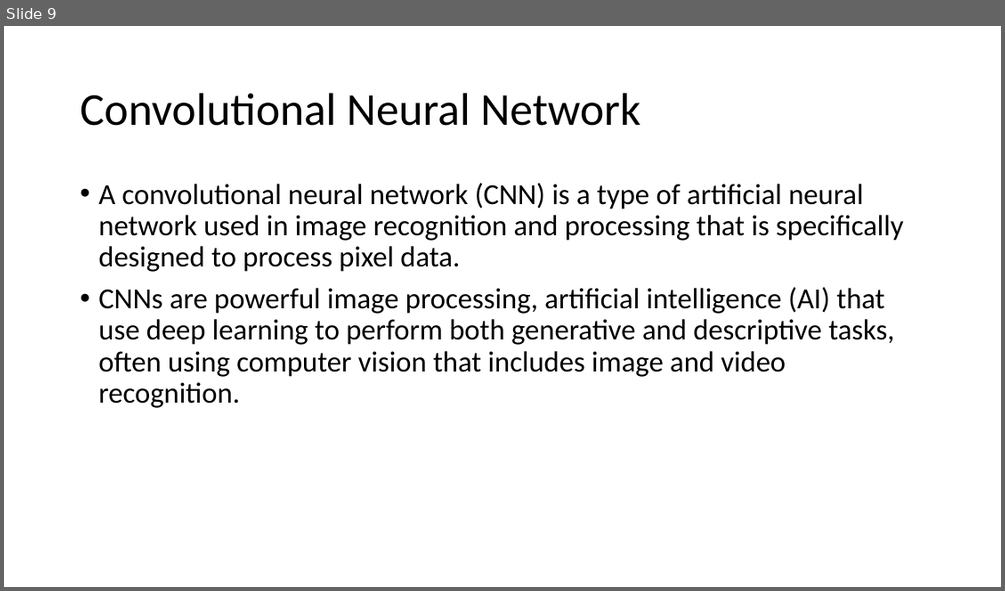
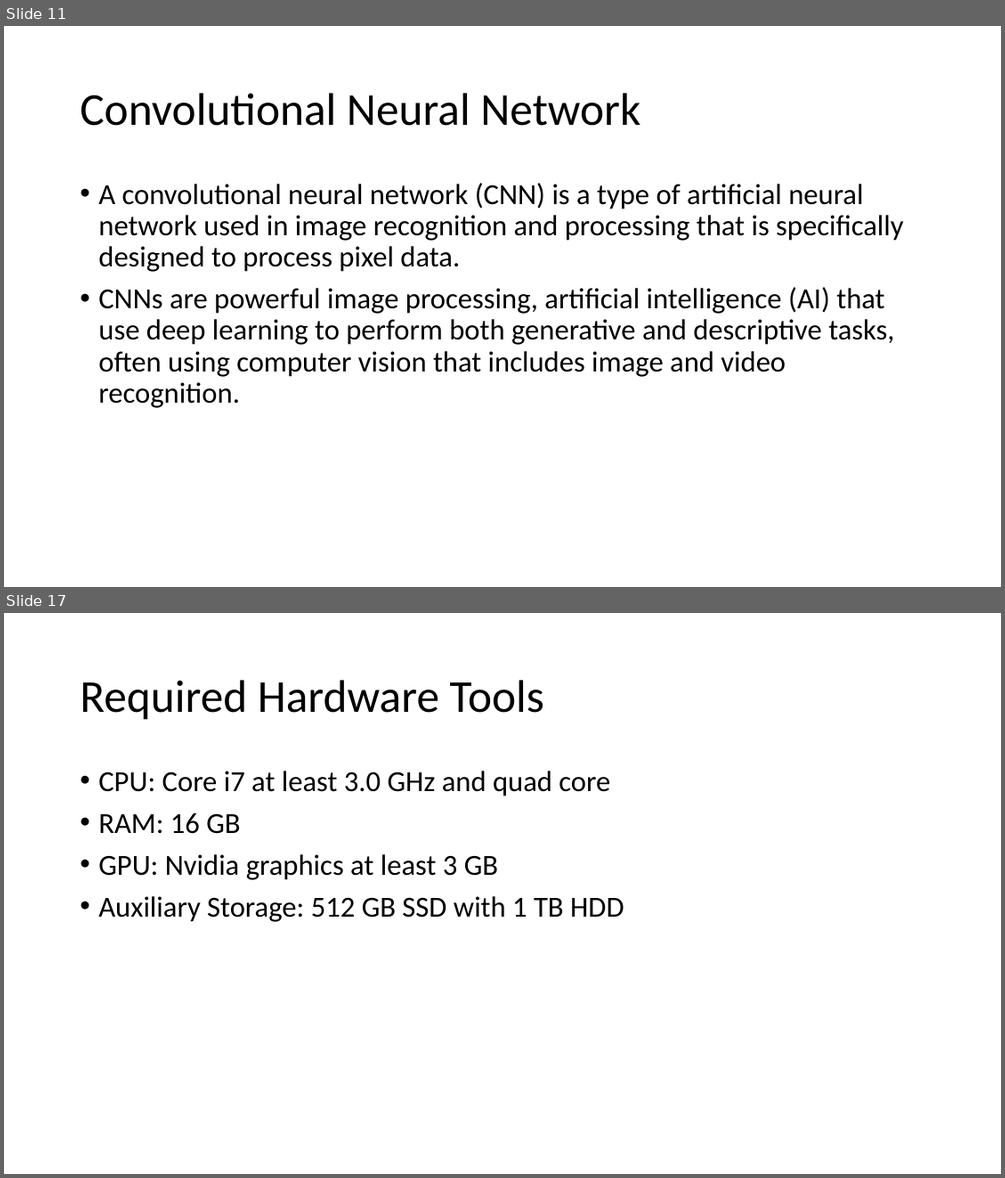
Before and after one commit to IkramulMurad/Face-detection, a slide deck: Book/Facial Key-points Detection.pptx. Shown one above the other, each under a label of ours: slide 9 before the commit, slides 11 and 17 after it; the slides between them are not shown. The pictures are 1005x591 and 1005x1178 pixels, drawn with LibreOffice and Linux fonts; fonts in the diff are those of the drawing. Boxes give left, top, right and bottom in pixels: in the first picture for what was removed or moved away, otherwise in the second. Text is boxed around its words. In the diff, an @@ line names an element or a change of style, - is before the commit and + after.

```diff
--- a/Book/Facial Key-points Detection.pptx
+++ b/Book/Facial Key-points Detection.pptx
@@ slide 17 added at <box>4,613,1001,1174</box>, background #FFFFFF @@
@@ title added at <box>80,680,544,720</box>, 44 pt, text #000000 @@
+Required Hardware Tools
@@ text added at <box>98,771,624,922</box>, 28 pt, text #000000 @@
+• CPU: Core i7 at least 3.0 GHz and quad core
+• RAM: 16 GB
+• GPU: Nvidia graphics at least 3 GB
+• Auxiliary Storage: 512 GB SSD with 1 TB HDD
@@ what was slide 9 is now slide 11 @@
```
Also in this commit, not shown: 11 slides changed, 4 other slides added.
